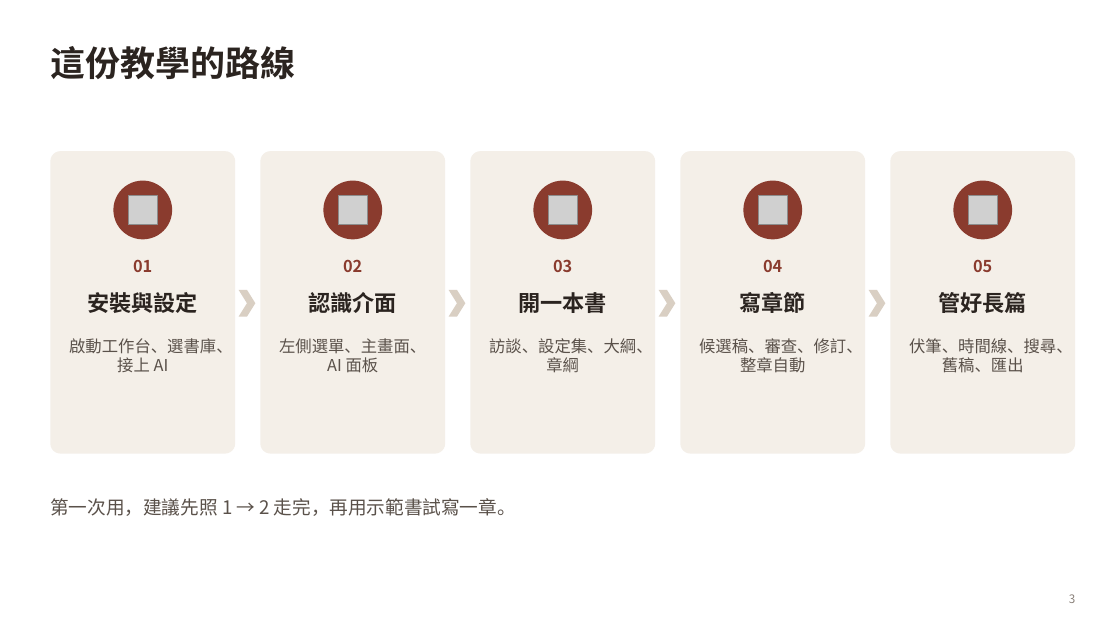
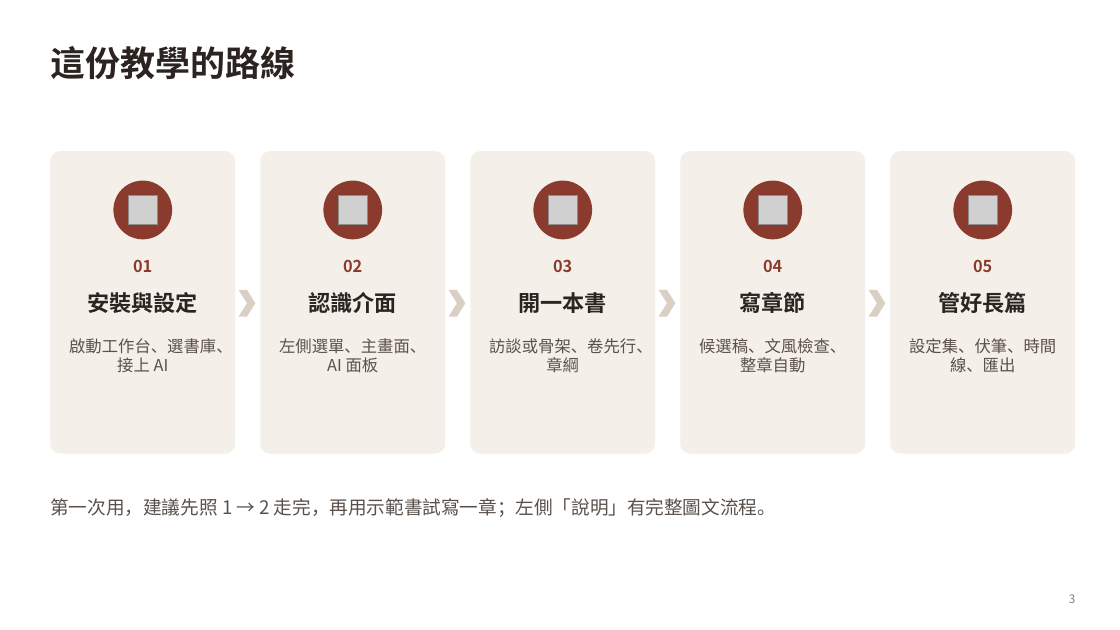
Before and after one commit to yamasoo/novel-studio, a slide deck: slide 3 of demo/小說工作台_新手教學.pptx. Drawn at 1120x630 pixels with LibreOffice and Linux fonts; fonts in the diff are those of the drawing; grey boxes stand for pictures. Boxes give left, top, right and bottom in pixels: in the first picture for what was removed or moved away, otherwise in the second. Text is boxed around its words. In the diff, an @@ line names an element or a change of style, - is before the commit and + after.

```diff
--- a/demo/小說工作台_新手教學.pptx
+++ b/demo/小說工作台_新手教學.pptx
@@ text at [489,338,653,373]: text changed @@
-訪談、設定集、大綱、章綱
+訪談或骨架、卷先行、章綱
@@ text at [699,338,846,373]: text changed @@
-候選稿、審查、修訂、整章自動
+候選稿、文風檢查、整章自動
@@ text at [909,338,1056,373]: text changed @@
-伏筆、時間線、搜尋、舊稿、匯出
+設定集、伏筆、時間線、匯出
@@ text at [50,498,776,517]: text changed @@
-第一次用，建議先照 1 → 2 走完，再用示範書試寫一章。
+第一次用，建議先照 1 → 2 走完，再用示範書試寫一章；左側「說明」有完整圖文流程。
```
Also in this commit, not shown: 11 other slides changed, 3 slides added.
